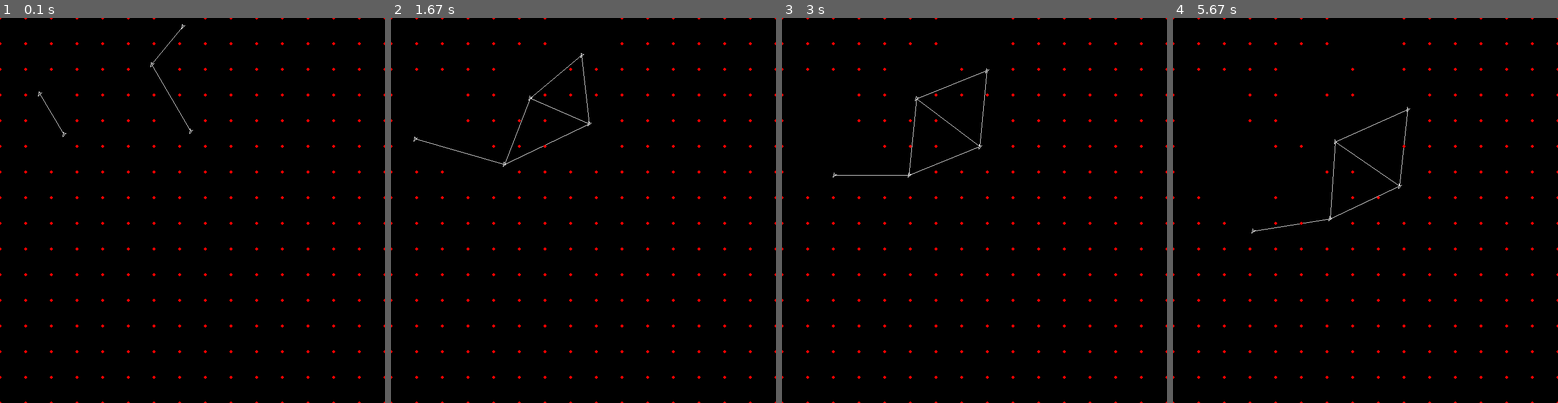
Above: before the commit, frames 1-4 (left to right).
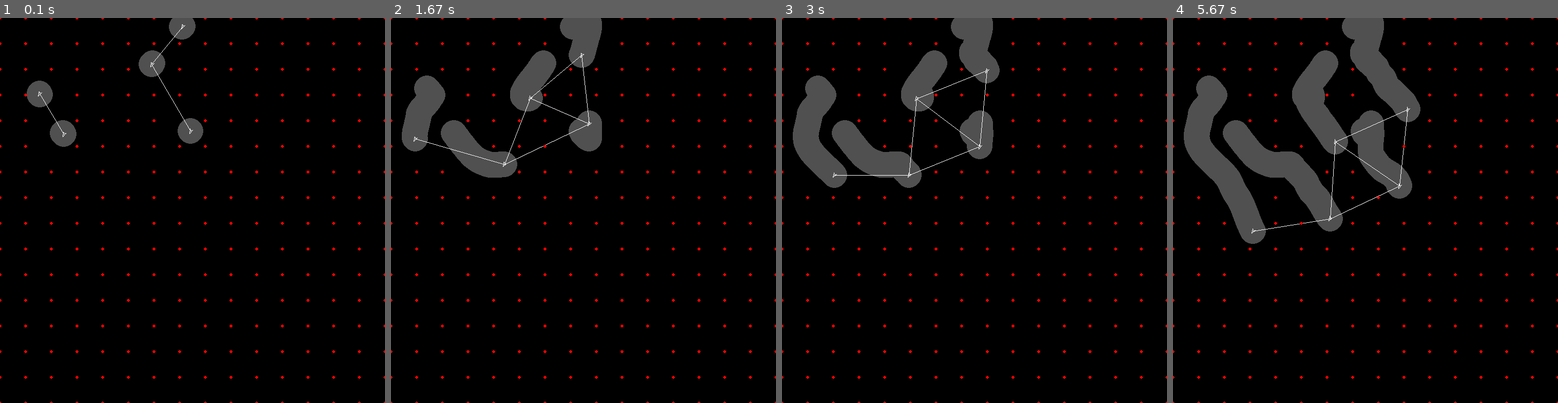
Above: after the commit, the same moments.

Repository: LouisDeOliveira/Projet_VA
Game: pygame game, started from Simulation.py
The game is run twice, just before and just after one commit, with the same random seed, the same clock (stepped at 60 frames per second) and the same inputs.
Inputs:
- Up to frame 1 (0.1 s): no input
- Up to frame 2 (1.67 s): no input
- Up to frame 3 (3 s): no input
- Up to frame 4 (5.67 s): no input

The runs differ from the first frame. In frame 1, 1.7% of the frame differs, in the area x 6-53%, y 0-34%; in frame 2, 5.6%; in frame 3, 7.2%; in frame 4, 12%, in the area x 2-65%, y 0-59%.

Commit message:
commentaires

Diff:
--- a/Simulation.py
+++ b/Simulation.py
@@ -46,7 +46,7 @@
             Running = False
 
     env.update()
-    # env.show_circles()
+    env.show_circles()
     for agent in env.Agent_list:
         if type(agent) == Chercheur:
             agent.check_mesh()
